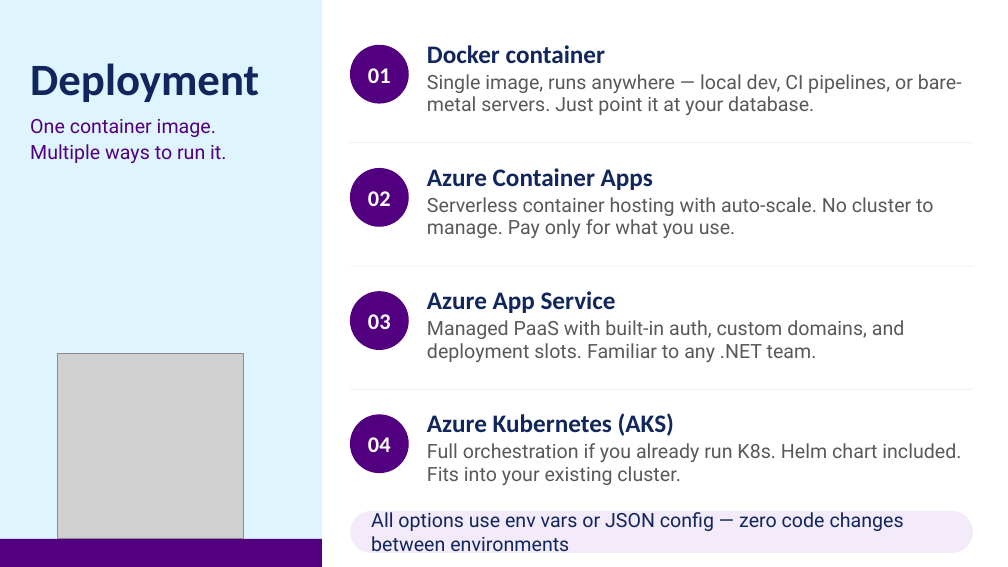
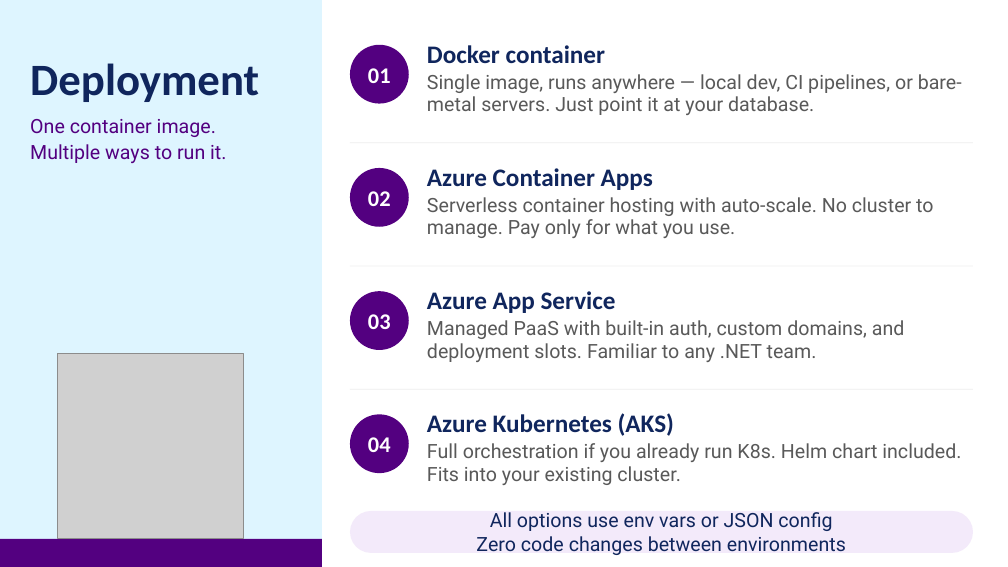
Before and after one commit to jpomfret/dab-presentation, a slide deck: slide 20 of Pomfret - dab - grillen.pptx (slide 19 before the commit). Drawn at 1008x567 pixels with LibreOffice and Linux fonts; fonts in the diff are those of the drawing; grey boxes stand for pictures. Boxes give left, top, right and bottom in pixels: in the first picture for what was removed or moved away, otherwise in the second. Text is boxed around its words. In the diff, an @@ line names an element or a change of style, - is before the commit and + after.

```diff
--- a/Pomfret - dab - grillen.pptx
+++ b/Pomfret - dab - grillen.pptx
@@ text in rounded rectangle at (x1=476, y1=512, x2=846, y2=555): text changed @@
-All options use env vars or JSON config — zero code changes between environments
+All options use env vars or JSON config
+Zero code changes between environments
```
Also in this commit, not shown: 6 other slides changed, 3 slides added, 3 slides removed, 2 other files.
